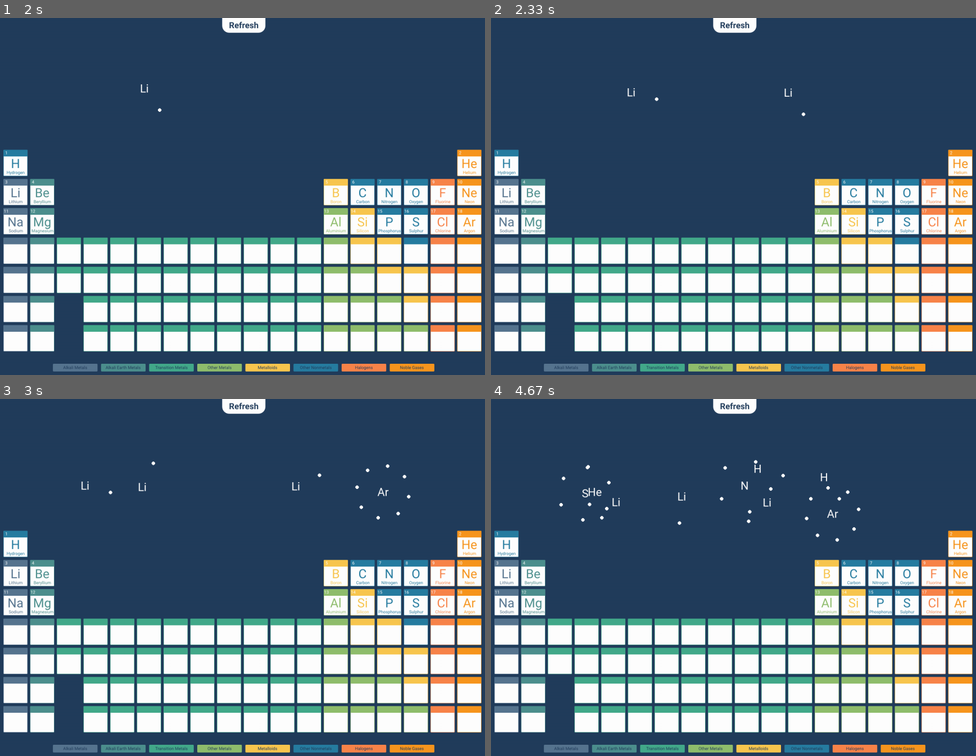
Above: before the commit, frames 1-4 (two rows, left to right).
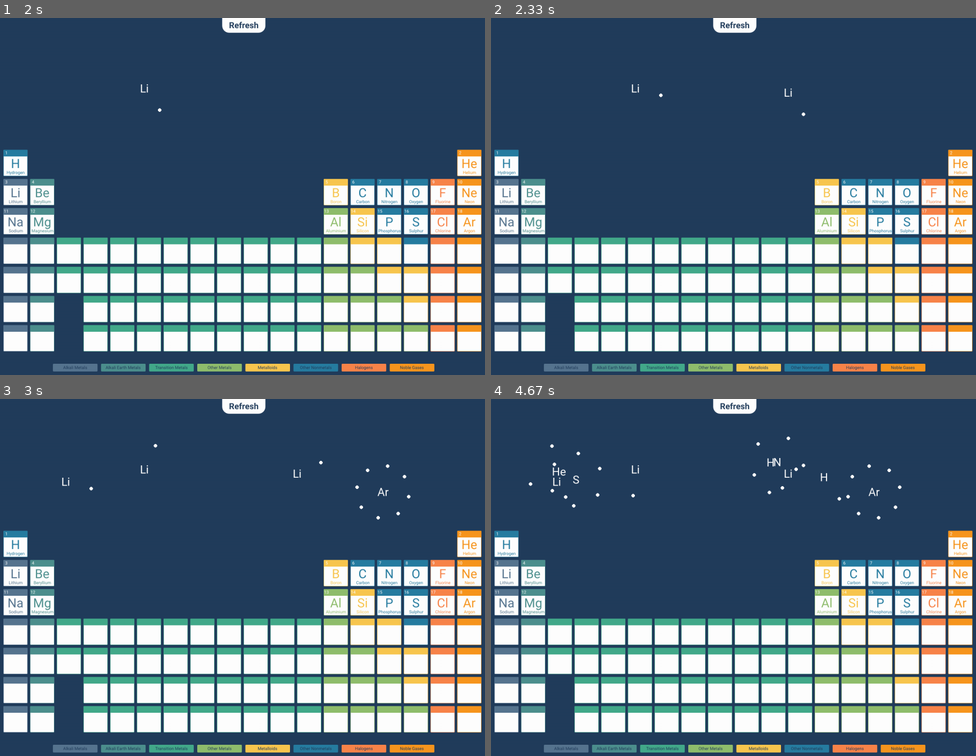
Above: after the commit, the same moments.

Repository: 15collinst/Pygame
Game: pygame game, started from main.py
Same seed, same stepped clock (60 frames per second), same inputs: the game is played once before the commit and once after it.
Inputs (mouse positions are in pixels of both pictures, inside the frame that each line leads up to):
- Up to frame 1 (2 s): press the mouse at (334, 192) at 0.37 s; move the mouse to (276, 146) at 0.47 s; release the mouse at (223, 100) at 0.6 s; click (242, 25) at 0.72 s; press the mouse at (441, 221) at 1.03 s; move the mouse to (383, 182) at 1.13 s; release the mouse at (320, 146) at 1.27 s; press the mouse at (242, 25) at 1.37 s; move the mouse to (184, 167) at 1.47 s; release the mouse at (130, 310) at 1.6 s; press the mouse at (14, 192) at 1.7 s; move the mouse to (77, 139) at 1.8 s; release the mouse at (145, 89) at 1.93 s
- Up to frame 2 (2.33 s): press the mouse at (505, 192) at 2.03 s; move the mouse to (646, 142) at 2.13 s; release the mouse at (786, 92) at 2.27 s
- Up to frame 3 (3 s): press the mouse at (14, 573) at 2.37 s; move the mouse to (38, 527) at 2.47 s; release the mouse at (67, 481) at 2.6 s; press the mouse at (470, 602) at 2.7 s; move the mouse to (426, 545) at 2.8 s; release the mouse at (383, 491) at 2.93 s
- Up to frame 4 (4.67 s): press the mouse at (961, 541) at 3.03 s; move the mouse to (757, 506) at 3.13 s; release the mouse at (558, 470) at 3.27 s; press the mouse at (879, 573) at 3.37 s; move the mouse to (830, 516) at 3.47 s; release the mouse at (777, 463) at 3.6 s; press the mouse at (908, 602) at 3.7 s; move the mouse to (743, 541) at 3.8 s; release the mouse at (573, 481) at 3.93 s; press the mouse at (505, 541) at 4.03 s; move the mouse to (636, 502) at 4.13 s; release the mouse at (772, 463) at 4.27 s; press the mouse at (505, 541) at 4.37 s; move the mouse to (665, 509) at 4.47 s; release the mouse at (825, 477) at 4.6 s

Frame 1 is identical in both runs. In frame 2, less than 0.1% of the frame differs, in the area x 28-36%, y 18-24%; in frame 3, 0.2%; in frame 4, 0.7%, in the area x 7-85%, y 10-40%.

Commit message:
moved element coordinates inside element class

Diff:
--- a/main.py
+++ b/main.py
@@ -56,34 +56,15 @@
 
 static_elements = []
 
-def move_elements(mx, my, x, y, direction):
-    dx = mx - x
-    dy = my - y
-
-    angle = math.atan2(dx,dy)
-
-    #returns between 1 or -1 to adjust distance between
-    mvx = math.sin(angle)
-    mvy = math.cos(angle)
-
-    if direction == "pull":
-        x += mvx * 2 #if the difference in charge is greater times by bigger number
-        y += mvy * 2
-
-    if direction == "push":
-        x -= mvx * 2 #if the difference in charge is greater times by bigger number
-        y -= mvy * 2
-
-    return x,y
-
 while run:
 	# event handler
 	for event in pygame.event.get():
 		if event.type == pygame.MOUSEBUTTONUP:
 			# if player selects an element return element value
 			if my < 369 and spawn:
-				print(f"Element {clicked} has been selected")
-				static_elements.append([active_element, mx, my])
+				print(f"Element {clicked_element} has been selected")
+				static_elements.append(active_element)
+				active_element.set_coordinates(mx,my)
 			spawn = False
 
 		# quit game
@@ -100,14 +81,15 @@
 	KEY.draw(SCREEN)
 	OTHER_ELEMENTS.draw(SCREEN)
 
+	# refresh the screen if button is pressed
 	if REFRESH.draw(SCREEN):
 		static_elements = []
 
 	# loops over all elements drawing them and checking if they have been clicked
 	for i in range(18):
 		if ELEMENTS[i].draw(SCREEN) and not spawn:
-			clicked = i + 1
-			active_element = sprite.Sprite(clicked)
+			clicked_element = i + 1
+			active_element = sprite.Sprite(clicked_element, mx, my)
 			spawn = True
 
 	#creates a sprite which tracks the mouse when you hold down
@@ -115,19 +97,8 @@
 		active_element.draw(SCREEN, mx ,my)
 
 	for i in range(len(static_elements)):
-		static_elements[i][0].draw(SCREEN, static_elements[i][1] ,static_elements[i][2])
-
-		if len(static_elements) >= 1 and spawn:
-			x = static_elements[i][1]
-			y = static_elements[i][2]
-
-			distance_apart = int(math.sqrt((mx - x)**2 + (my - y)**2))
-
-			if distance_apart >= (75 * 2):
-				static_elements[i][1],static_elements[i][2] = move_elements(mx, my, x, y, "pull")
-
-			if distance_apart < (75 * 2):
-				static_elements[i][1],static_elements[i][2] = move_elements(mx, my, x, y, "push")
+		element_x, element_y = static_elements[i].get_coordinates()
+		static_elements[i].draw(SCREEN, element_x ,element_y)
 
 	pygame.display.update()
 
--- a/sprite.py
+++ b/sprite.py
@@ -1,11 +1,13 @@
-from xml.etree.ElementTree import ElementTree
 import pygame
 import electron
+import math
 
 class Sprite():
-    def __init__(element, atomic_number):
-        # encapsulate the atomic number
+    def __init__(element, atomic_number, x, y):
+        # encapsulate the atomic number and coordinates
         element.atomic_number = atomic_number
+        element.x = x
+        element.y = y
 
         # set the elements starting angle and shared electrons
         element.angle = 0
@@ -33,6 +35,13 @@
 
         print(element.get_sharing_electrons())
 
+    def set_coordinates(element, x, y):
+        element.x = x
+        element.y = y
+
+    def get_coordinates(element):
+        return element.x, element.y
+
     # draws the element on the screen
     def draw(element, SCREEN, x ,y):
         sprite_centre_x = x - element.symbol.get_width() / 2
@@ -59,3 +68,36 @@
             # element has a full outer shell and so no sharing electrons
             if num_of_outer_electrons == 8: return 0
             else: return num_of_outer_electrons
+
+    def move_element(mx, my, x, y, direction):
+        dx = mx - x
+        dy = my - y
+
+        angle = math.atan2(dx,dy)
+
+        #returns between 1 or -1 to adjust distance between
+        mvx = math.sin(angle)
+        mvy = math.cos(angle)
+
+        if direction == "pull":
+            x += mvx * 2 #if the difference in charge is greater times by bigger number
+            y += mvy * 2
+
+        if direction == "push":
+            x -= mvx * 2 #if the difference in charge is greater times by bigger number
+            y -= mvy * 2
+
+        return x,y
+
+
+# if len(static_elements) >= 1 and spawn:
+# 			x = static_elements[i][1]
+# 			y = static_elements[i][2]
+
+# 			distance_apart = int(math.sqrt((mx - x)**2 + (my - y)**2))
+
+# 			if distance_apart >= (75 * 2):
+# 				static_elements[i][1],static_elements[i][2] = move_elements(mx, my, x, y, "pull")
+
+# 			if distance_apart < (75 * 2):
+# 				static_elements[i][1],static_elements[i][2] = move_elements(mx, my, x, y, "push")
